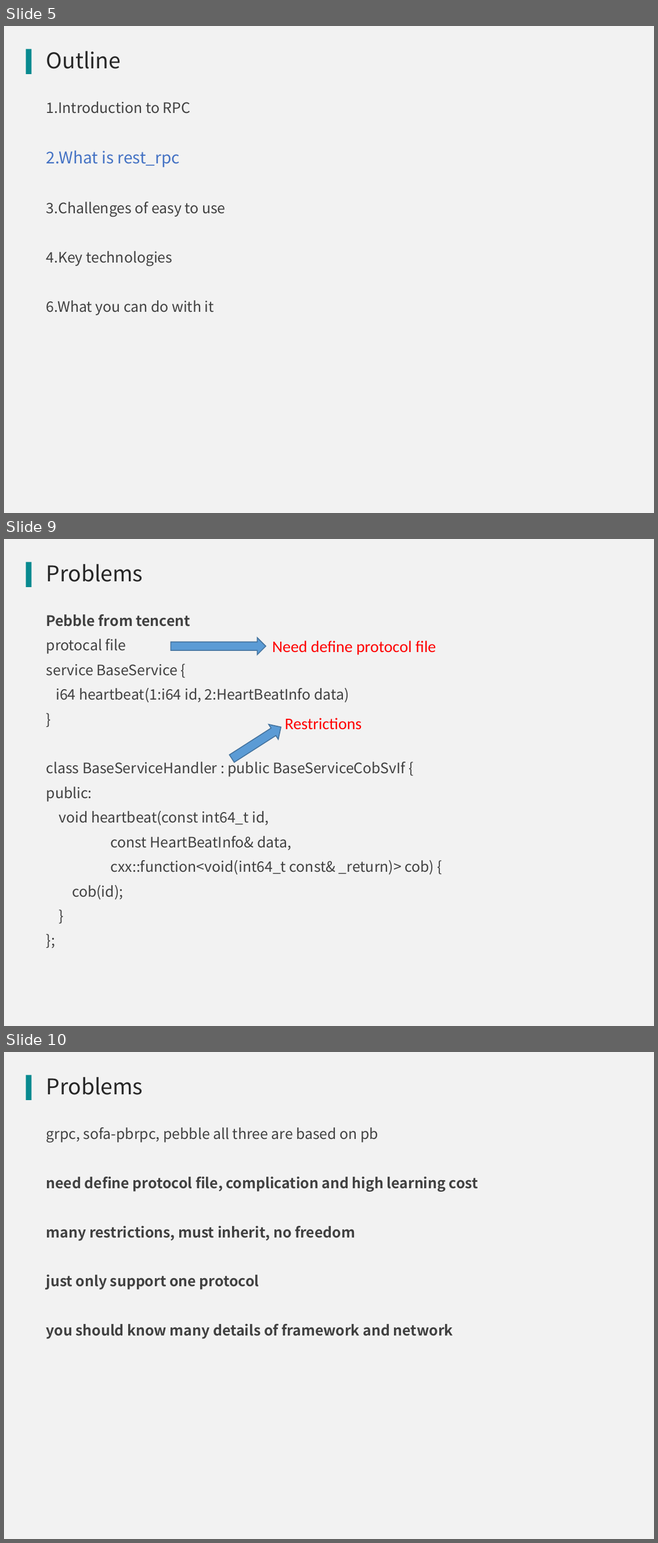
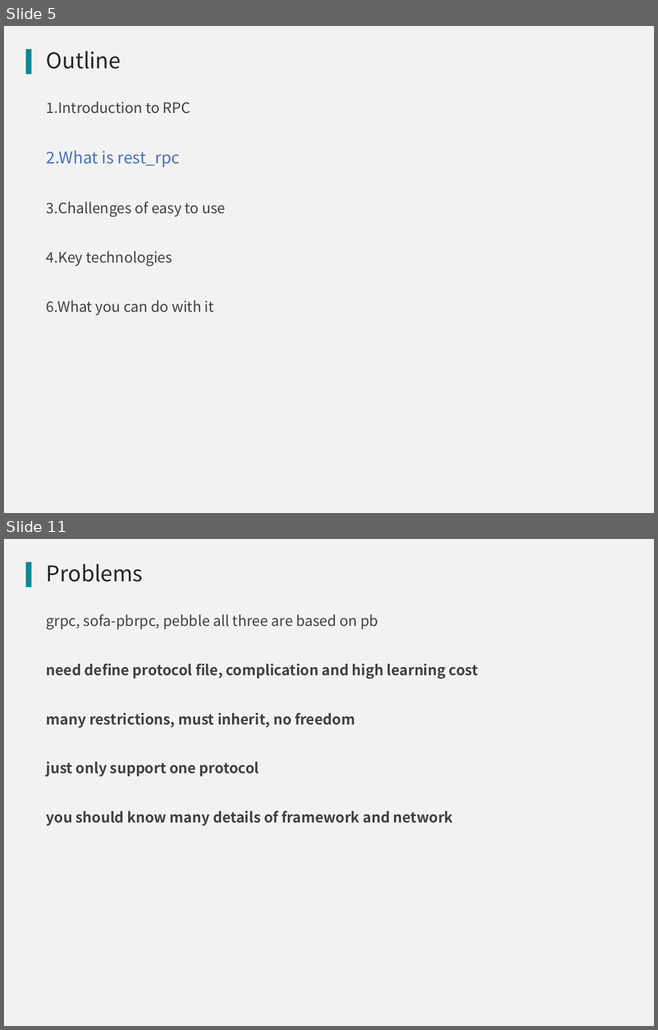
Before and after one commit to qicosmos/cppnow2017-ppt, a slide deck: An easy to use RPC framework implemented by c++11 and c++14.pptx. Shown one above the other, each under a label of ours: slides 5, 9 and 10 before the commit, slides 5 and 11 after it; the slides between them are not shown. The pictures are 658x1543 and 658x1030 pixels, drawn with LibreOffice and Linux fonts; fonts in the diff are those of the drawing; background and template pictures are left out. Boxes give left, top, right and bottom in pixels: in the first picture for what was removed or moved away, otherwise in the second. Text is boxed around its words. In the diff, an @@ line names an element or a change of style, - is before the commit and + after.

```diff
--- a/An easy to use RPC framework implemented by c++11 and c++14.pptx
+++ b/An easy to use RPC framework implemented by c++11 and c++14.pptx
@@ slide 9 removed at [4, 539, 654, 1026], background #F2F2F2; not listed: 1 template element that a slide beside it also shows @@
@@ title removed at [46, 564, 143, 582] @@
-Problems
@@ text removed at [46, 614, 434, 900] @@
-Pebble from tencent
-protocal file
-service BaseService {
-i64 heartbeat(1:i64 id, 2:HeartBeatInfo data)
-}
-class BaseServiceHandler : public BaseServiceCobSvIf {
-public:
-void heartbeat(const int64_t id,
-const HeartBeatInfo& data,
-cxx::function<void(int64_t const& _return)> cob) {
-cob(id);
-}
-};
@@ down arrow removed at [171, 638, 266, 654] @@
@@ text removed at [272, 641, 436, 655] @@
-Need define protocol file
@@ down arrow removed at [227, 720, 286, 766] @@
@@ text removed at [285, 718, 362, 730] @@
-Restrictions
@@ what was slide 10 is now slide 11 @@
```
Also in this commit, not shown: 2 slides changed, 3 slides added, 1 other slide removed.
